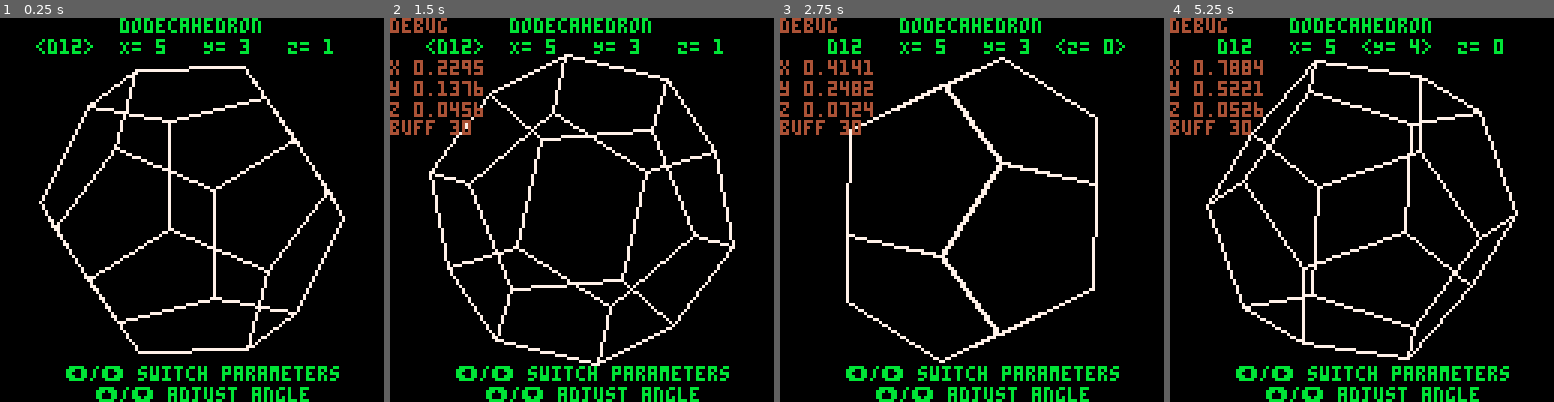
Above: before the commit, frames 1-4 (left to right).
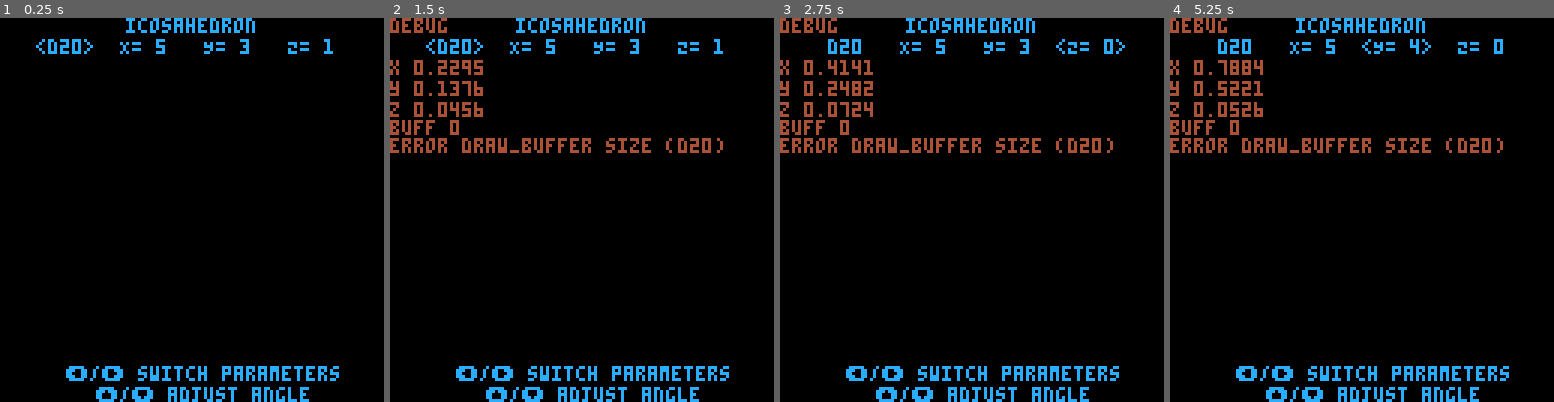
Above: after the commit, the same moments.

Repository: kakardo/Pico-8
Game: PICO-8 cartridge game carts/02 platonic solids viewer/platonic_solids_viewer.p8
The game is run twice, just before and just after one commit, with the same random seed, the same clock (stepped at 60 frames per second) and the same inputs.
Inputs:
- Up to frame 1 (0.25 s): no input
- Up to frame 2 (1.5 s): tap X (X key) at 1.07 s
- Up to frame 3 (2.75 s): hold Left 1.97-2.37 s; tap X (X key) at 2.07, 2.4, 2.73 s; hold Down from 2.42 s (still down)
- Up to frame 4 (5.25 s): release Down at 2.82 s; hold Right 2.87-3.53 s; tap X (X key) every 0.33 s from 3.07 to 5.07 s; hold Up 3.58-4.08 s; hold Right 4.13-4.53 s; hold Down 4.58-5.08 s; hold Left from 5.13 s (still down)

The runs differ from the first frame. In frame 1, 8.2% of the frame differs, in the area x 9-90%, y 0-100%; in frame 2, 10%, in the area x 0-90%, y 0-100%; in frame 3, 8.8%; in frame 4, 10%.

Commit message:
Icosahedron has 12 golden ratio points being built in solids.init()

Diff:
--- a/game carts/02 platonic solids viewer/main.lua
+++ b/game carts/02 platonic solids viewer/main.lua
@@ -61,7 +61,7 @@
 	solids.init()
 
 	selected = 0
-	shape = 4
+	shape = 5
 
 	debug = false
 end
@@ -108,6 +108,7 @@
 		line(seg[1], seg[2], seg[3], seg[4], seg[5])
 	end
 
+	-- PRINT MENU
 	ui.print_menu(solids[shape], angle.get_step("x"),
 		    	  angle.get_step("y"), angle.get_step("z"))
 
--- a/game carts/02 platonic solids viewer/solids.lua
+++ b/game carts/02 platonic solids viewer/solids.lua
@@ -20,6 +20,13 @@
 			{0,-1/phi,-phi},{0,-1/phi,phi},{0,1/phi,-phi},{0,1/phi,phi},
 			{-1/phi,-phi,0},{-1/phi,phi,0},{1/phi,-phi,0},{1/phi,phi,0},
 			{-phi,0,-1/phi},{phi,0,-1/phi},{-phi,0,1/phi},{phi,0,1/phi}
+		}
+
+		solids[5].v = {
+			-- 12 golden ratio points
+			{ 0, 1, phi},{ 0,-1, phi},{ 0, 1,-phi},{ 0,-1,-phi},
+			{ 1, phi, 0},{-1, phi, 0},{ 1,-phi, 0},{-1,-phi, 0},
+			{ phi, 0, 1},{ phi, 0,-1},{-phi, 0, 1},{-phi, 0,-1}
 		}
 	end,
 
@@ -58,7 +65,8 @@
 			{3,5}, {3,6}, {4,5}, {4,6}
 		}
 	},
-	{	name="dodecahedron", dice="d12", color=11,
+	{
+		name="dodecahedron", dice="d12", color=11,
 		v = {-- 20 vertices need to be built in init()
 		},
 		e = {
@@ -76,5 +84,11 @@
 		},
 
 	},
-	{name="icosahedron", dice="d20", color=12},
+	{
+		name="icosahedron", dice="d20", color=12,
+		v = {-- 12 vertices need to be built in init()
+		},
+		e = {
+		},
+	},
 }
